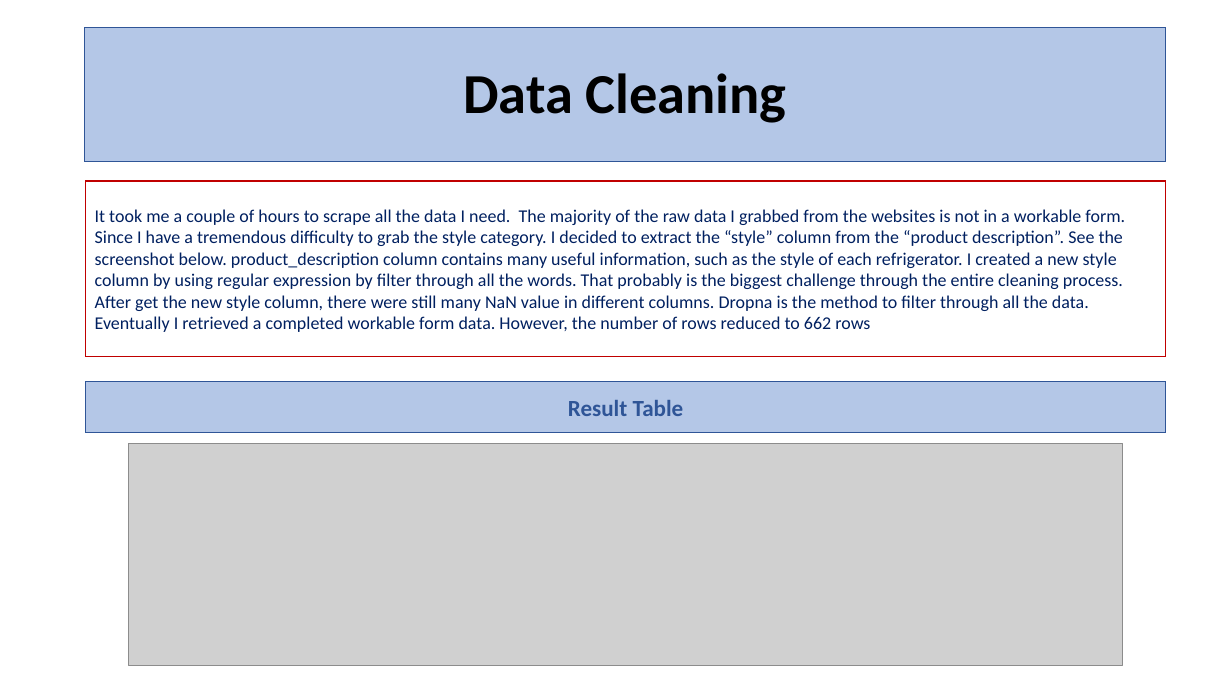
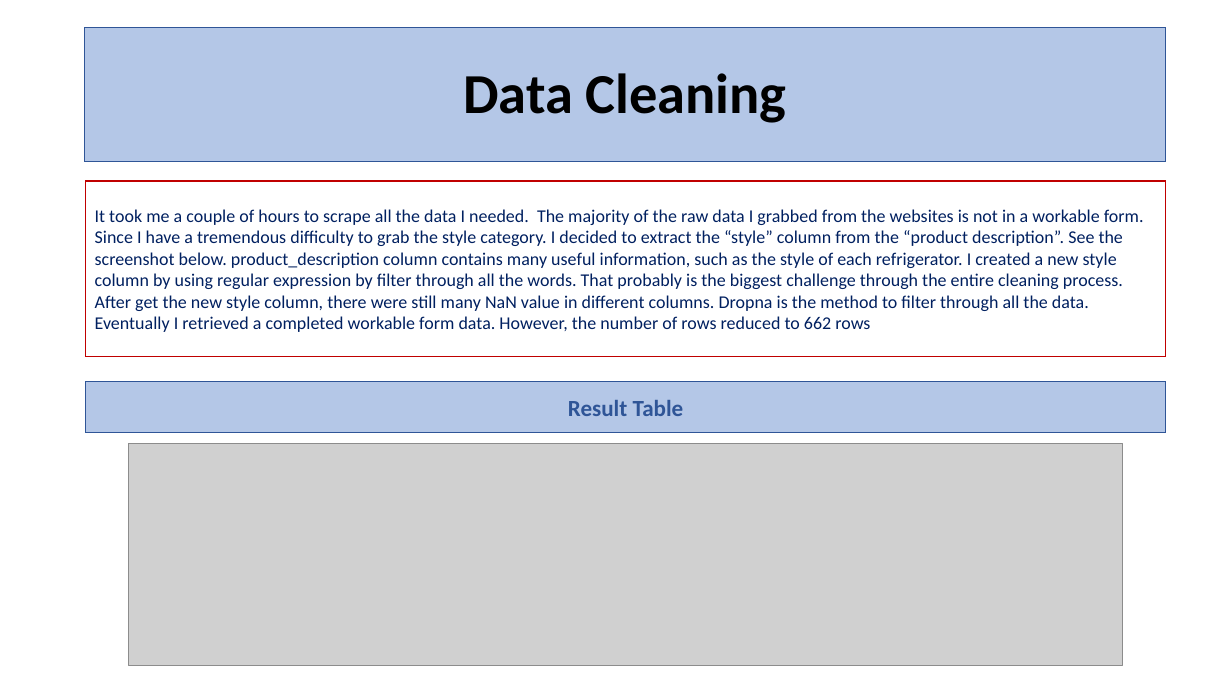
Before and after one commit to lordofmax/web_scraping_project, a slide deck: slide 4 of BestBuyFridge/Web Scraping Project - Kevin.pptx. Drawn at 1232x693 pixels with LibreOffice and Linux fonts; fonts in the diff are those of the drawing; grey boxes stand for pictures. Boxes give left, top, right and bottom in pixels: in the first picture for what was removed or moved away, otherwise in the second. Text is boxed around its words. In the diff, an @@ line names an element or a change of style, - is before the commit and + after.

```diff
--- a/BestBuyFridge/Web Scraping Project - Kevin.pptx
+++ b/BestBuyFridge/Web Scraping Project - Kevin.pptx
@@ text in rectangle at (95, 209, 1144, 332): text changed @@
-It took me a couple of hours to scrape all the data I need. The majority of the raw data I grabbed from the websites is not in a workable form. Since I have a tremendous difficulty to grab the style category. I decided to extract the “style” column from the “product description”. See the screenshot below. product_description column contains many useful information, such as the style of each refrigerator. I created a new style column by using regular expression by filter through all the words. That probably is the biggest challenge through the entire cleaning process. After get the new style column, there were still many NaN value in different columns. Dropna is the method to filter through all the data. Eventually I retrieved a completed workable form data. However, the number of rows reduced to 662 rows
+It took me a couple of hours to scrape all the data I needed. The majority of the raw data I grabbed from the websites is not in a workable form. Since I have a tremendous difficulty to grab the style category. I decided to extract the “style” column from the “product description”. See the screenshot below. product_description column contains many useful information, such as the style of each refrigerator. I created a new style column by using regular expression by filter through all the words. That probably is the biggest challenge through the entire cleaning process. After get the new style column, there were still many NaN value in different columns. Dropna is the method to filter through all the data. Eventually I retrieved a completed workable form data. However, the number of rows reduced to 662 rows
```
Also in this commit, not shown: 4 other slides changed, 1 slide added.
